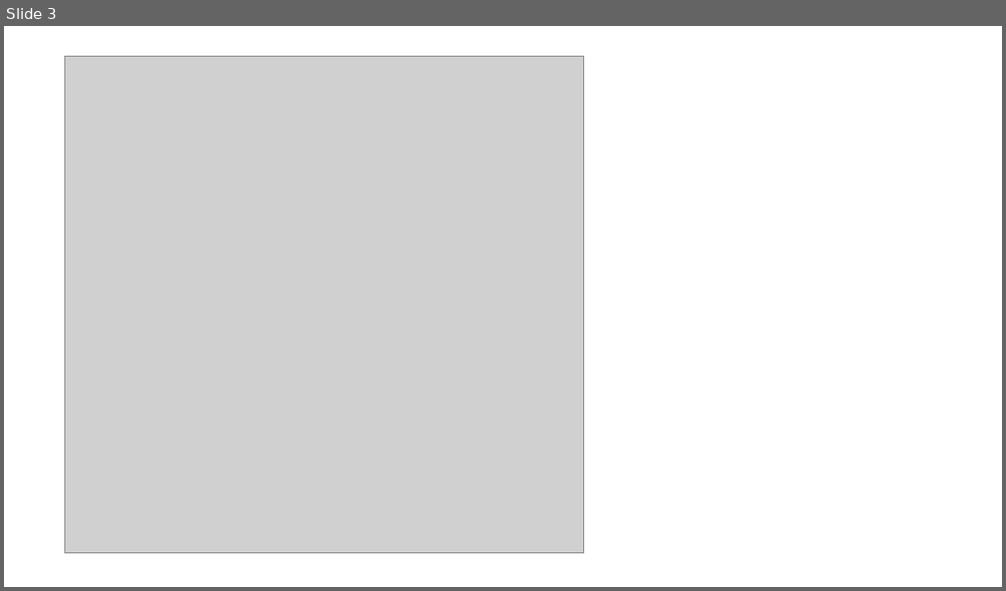
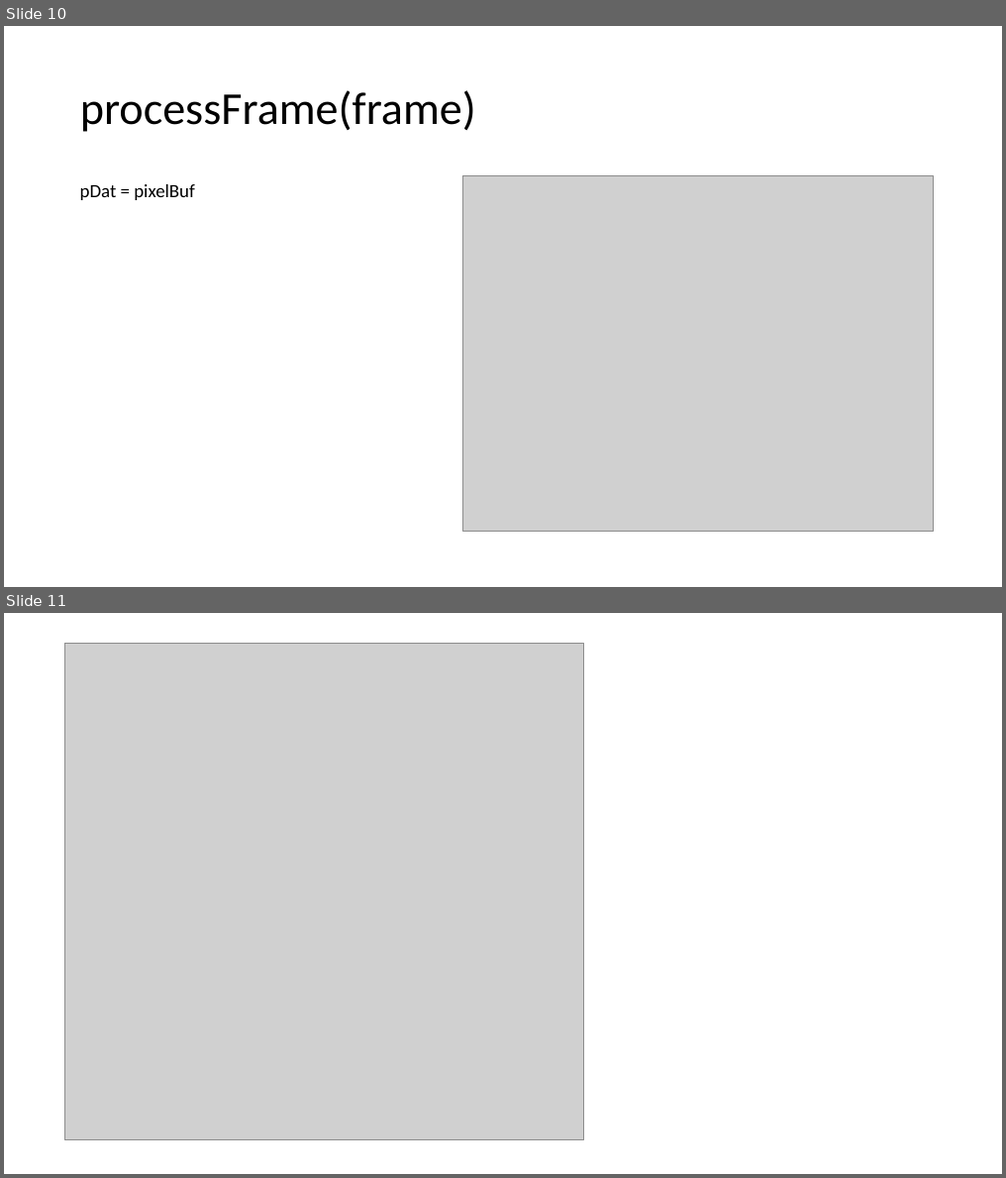
Before and after one commit to philipdeng/gifparse, a slide deck: aboutgif.pptx. Shown one above the other, each under a label of ours: slide 3 before the commit, slides 10 and 11 after it. The pictures are 1006x591 and 1006x1178 pixels, drawn with LibreOffice and Linux fonts; fonts in the diff are those of the drawing; grey boxes stand for pictures. Boxes give left, top, right and bottom in pixels: in the first picture for what was removed or moved away, otherwise in the second. Text is boxed around its words. In the diff, an @@ line names an element or a change of style, - is before the commit and + after.

```diff
--- a/aboutgif.pptx
+++ b/aboutgif.pptx
@@ slide 10 added at box(4, 26, 1002, 587), background #FFFFFF @@
@@ title added at box(80, 90, 476, 132), 44 pt, text #000000 @@
+processFrame(frame)
@@ text added at box(80, 184, 195, 200), 18 pt, text #000000 @@
+pDat = pixelBuf
@@ picture added at box(463, 175, 934, 532) @@
@@ what was slide 3 is now slide 11 @@
```
Also in this commit, not shown: 1 slide changed, 11 other slides added, 2 slides removed, 5 other files.
